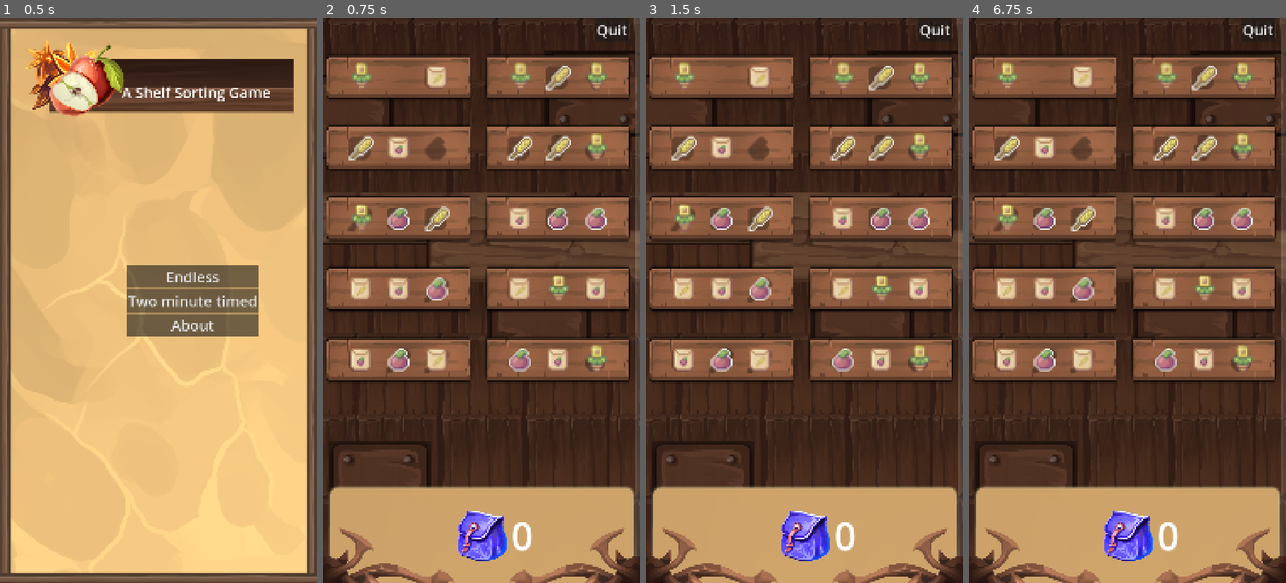
Above: before the commit, frames 1-4 (left to right).
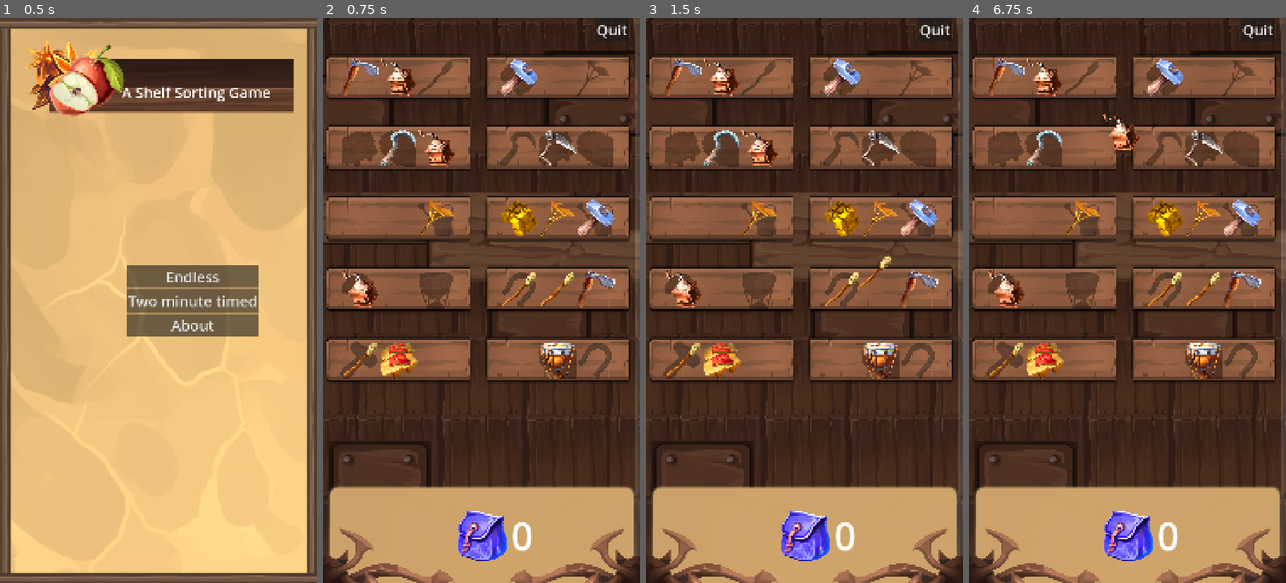
Above: after the commit, the same moments.

Repository: andrewcrisp/shelfsortinggame
Game: Godot game, scene res://scenes/game.tscn
Same seed, same stepped clock (60 frames per second), same inputs: the game is played once before the commit and once after it.
Inputs (mouse positions are in pixels of both pictures, inside the frame that each line leads up to):
- Up to frame 1 (0.5 s): no input
- Up to frame 2 (0.75 s): click "Endless" at 0.5 s
- Up to frame 3 (1.5 s): tap Enter at 1.25 s; move the mouse to (874, 272) at 1.27 s; click (874, 272) at 1.42 s
- Up to frame 4 (6.75 s): tap Space at 2, 3.5, 5 s; drag from (1064, 328) to (1007, 74) at 2.02 s; tap Enter at 2.75, 4.25 s; move the mouse to (1159, 176) at 2.77 s; drag from (1111, 413) to (1045, 74) at 3.52 s; move the mouse to (1222, 385) at 4.27 s; hold Down (ui_down) 4.28-5 s; drag from (1032, 215) to (1083, 74) at 5.02 s; move the mouse to (1143, 300) at 5.77 s; hold Down (ui_down) 5.78-6.5 s; click (1143, 300) at 5.92 s; drag from (1079, 159) to (1203, 74) at 6.52 s

Frame 1 is identical in both runs. In frame 2, 12% of the frame differs, in the area x 5-93%, y 7-64%; in frame 3, 12%; in frame 4, 12%.

Commit message:
Follow .import to actual asset location

Diff:
--- a/scripts/sortable_item.gd
+++ b/scripts/sortable_item.gd
@@ -22,7 +22,7 @@
 		$SortableItemShape/CollisionShape2D.shape.size = $Sprite2D.region_rect.size * 1.1
 	else:
 		$SortableItemShape/CollisionShape2D.shape.size = $Sprite2D.texture.get_size()
-		#$SortableItemShape/CollisionShape2D.shape.size = $Sprite2D.region_rect.size * 1.1
+
 func _input(event: InputEvent) -> void:
 	if (event is InputEventMouseButton
 		|| event is InputEventScreenTouch):
--- a/scripts/spawner.gd
+++ b/scripts/spawner.gd
@@ -30,8 +30,8 @@
 	return item
 
 func SpawnNewItem():
+	return SpawnNewItemFromTextureList()
 	return SpawnNewItemFromScene()
-	return SpawnNewItemFromTextureList()
 
 func SpawnNewItemFromTextureList():
 	var itemTexture = GetRandomItemTexture()
@@ -72,22 +72,28 @@
 func _ready() -> void:
 	for item in Globals.groceries:
 		scenes.append(load(item))
-	load_asset_pack()
+	#load_asset_pack()
 	load_item_textures()
 	sortableItemScene = load("res://scenes/sortable_item.tscn")
 
 func load_asset_pack():
 	var success = ProjectSettings.load_resource_pack("res://assets.pck")
+	print(success)
 	pass
+
 func load_item_textures():
 	var path = "res://assets/items/tools"
 	var dir := DirAccess.open(path)
 	dir.list_dir_begin()
+	print("opening pack")
 	while true:
 		var file_name = dir.get_next()
+		print(file_name)
 		if file_name == "":
 			#break the while loop when get_next() returns ""
 			break
+		elif !file_name.begins_with(".") and file_name.ends_with(".import"):
+			itemTextures.append(load(path + "/" + file_name.replace(".import", "")))
 		elif !file_name.begins_with(".") and !file_name.ends_with(".import"):
 			#if !file_name.ends_with(".import"):
 			itemTextures.append(load(path + "/" + file_name))
Not shown, changed: export_presets.cfg
